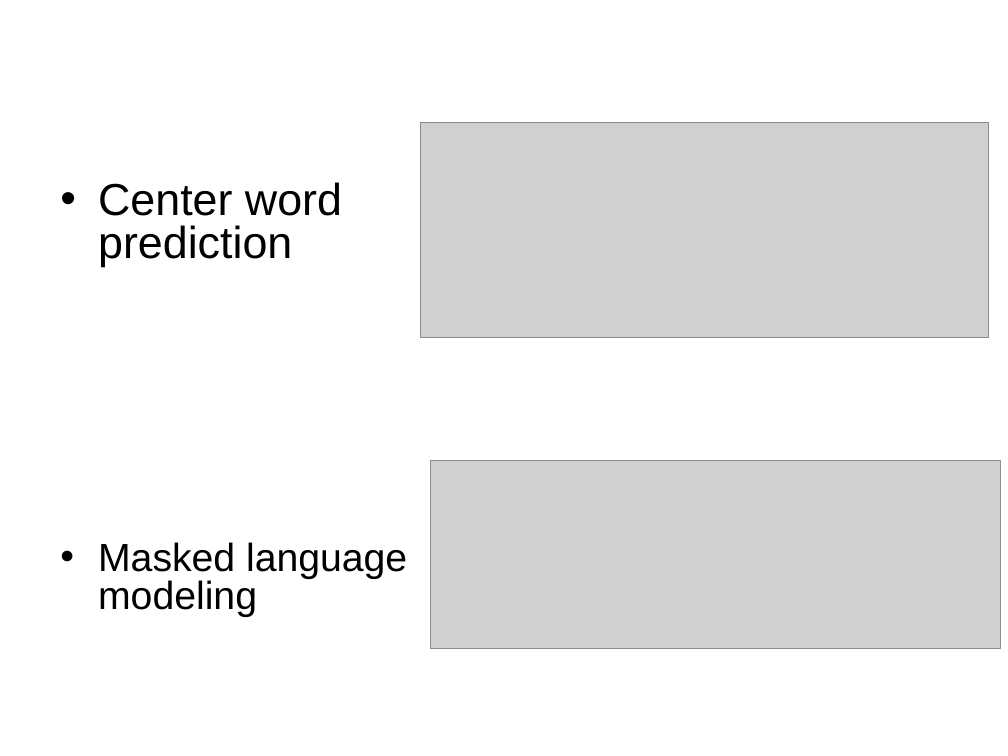
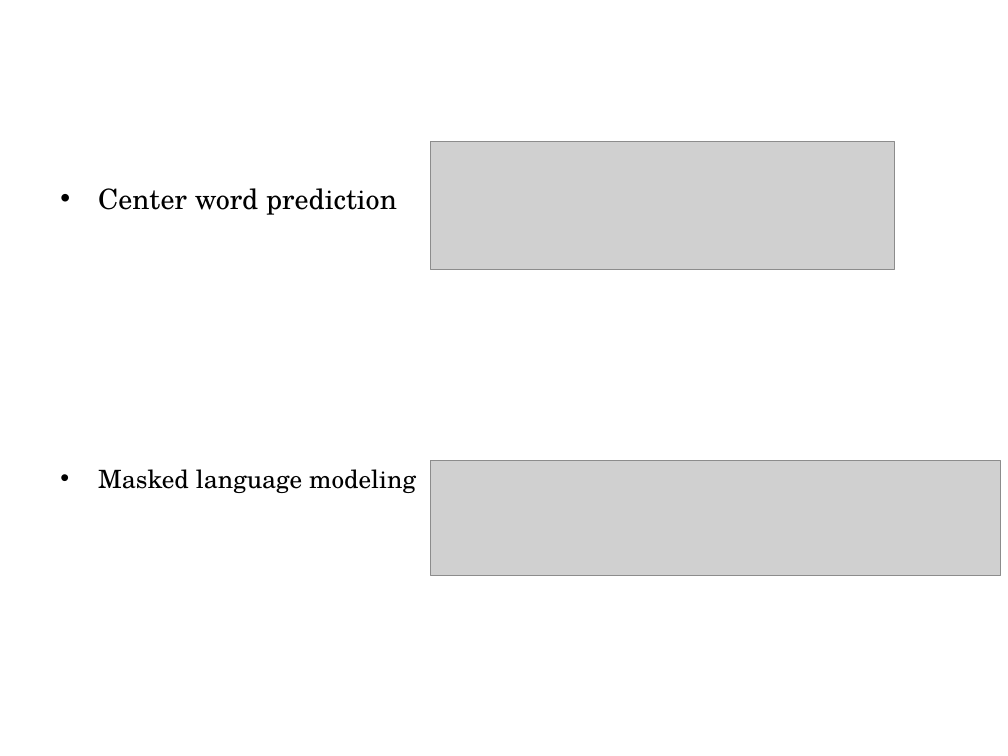
Before and after one commit to VarunBohara/Mini-Project-Documents, a slide deck: slide 7 of SSl2.pptx. Drawn at 1008x756 pixels with LibreOffice and Linux fonts; fonts in the diff are those of the drawing; grey boxes stand for pictures. Boxes give left, top, right and bottom in pixels: in the first picture for what was removed or moved away, otherwise in the second. Text is boxed around its words. In the diff, an @@ line names an element or a change of style, - is before the commit and + after.

```diff
--- a/SSl2.pptx
+++ b/SSl2.pptx
@@ picture: place and size @@
-picture at (420, 123, 988, 338)
+picture at (430, 141, 894, 269)
@@ text "Center word prediction" at (98, 188, 416, 493): size 32 to 20 pt in "Center word prediction"; font Arial to TeX Gyre Schola; size 28 to 18 pt in "Masked language modeling"; line spacing 0.8 to 1; less space between paragraphs @@
@@ picture: place and size @@
-picture at (430, 461, 1001, 648)
+picture at (430, 461, 1001, 575)
```
Also in this commit, not shown: 2 other slides changed.
